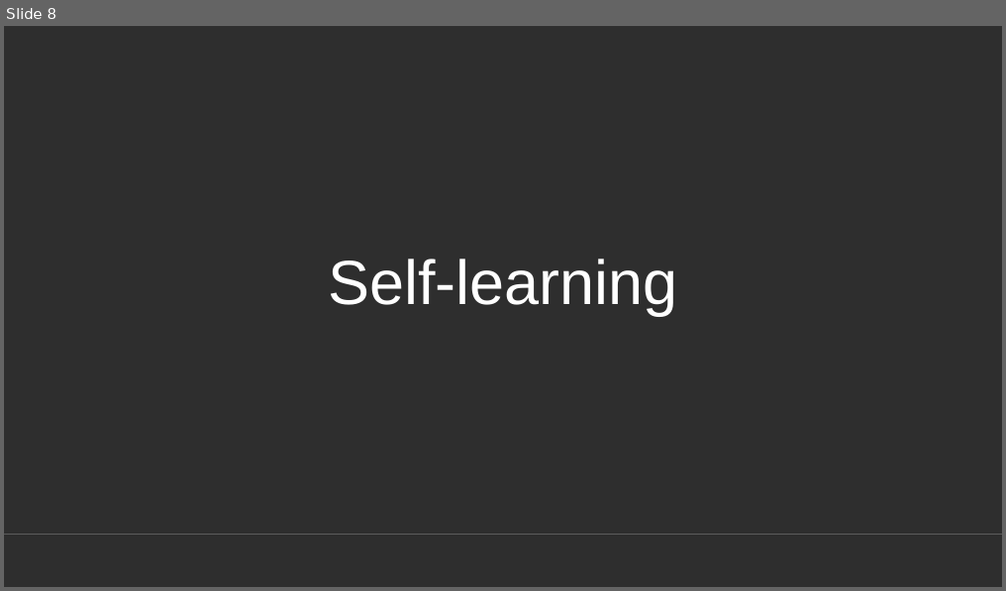
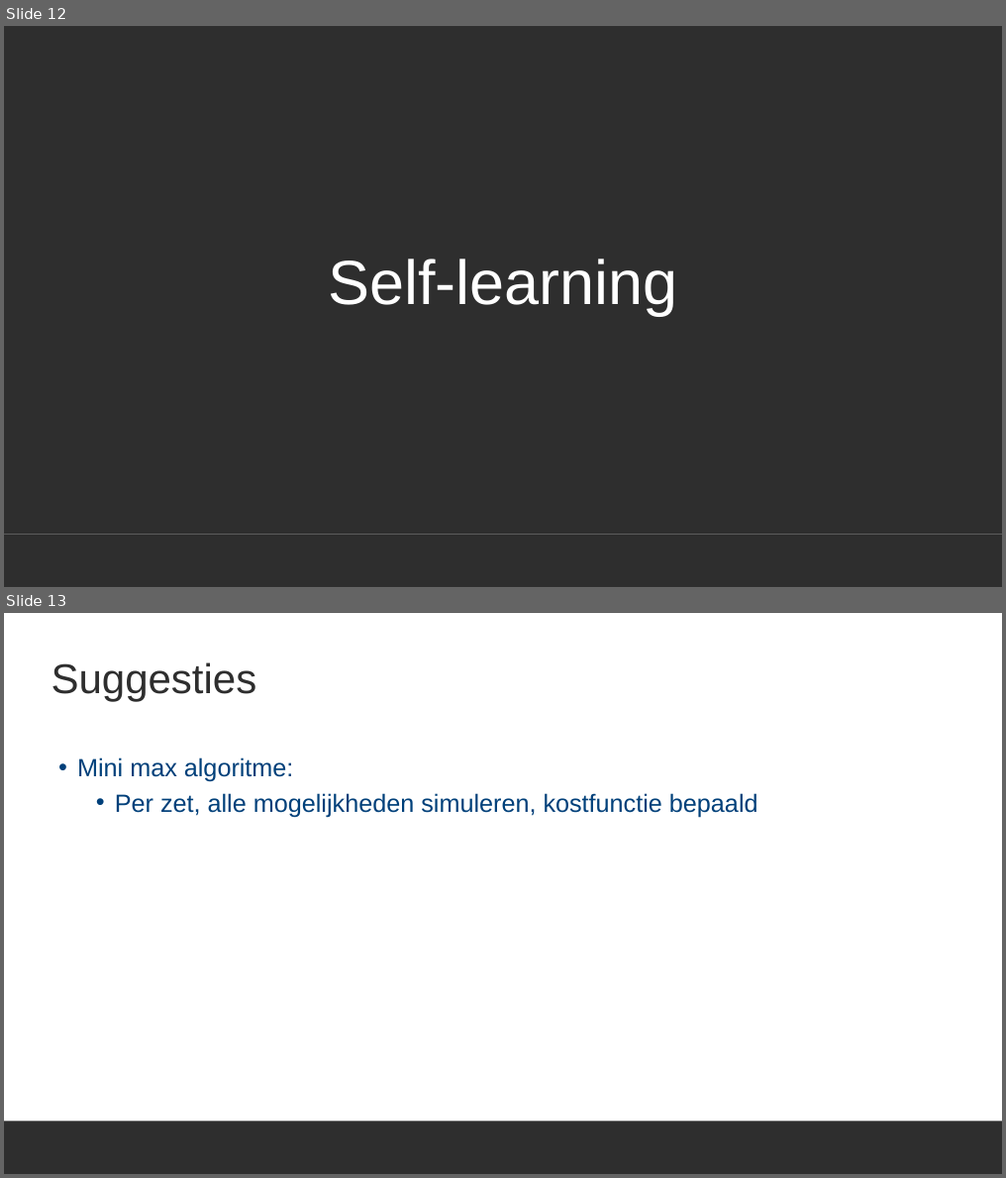
Before and after one commit to ro-per/PylosGamingBot, a slide deck: Presentation.pptx. Shown one above the other, each under a label of ours: slide 8 before the commit, slides 12 and 13 after it. The pictures are 1006x591 and 1006x1178 pixels, drawn with LibreOffice and Linux fonts; fonts in the diff are those of the drawing; background and template pictures are left out. Boxes give left, top, right and bottom in pixels: in the first picture for what was removed or moved away, otherwise in the second. Text is boxed around its words. In the diff, an @@ line names an element or a change of style, - is before the commit and + after.

```diff
--- a/Presentation.pptx
+++ b/Presentation.pptx
@@ slide 13 added at (4, 613, 1002, 1174), background #FFFFFF; not listed: 1 template element that a slide beside it also shows @@
@@ title added at (52, 663, 257, 702), 40 pt, text #2E2E2E @@
+Suggesties
@@ text added at (77, 758, 758, 818), 24 pt, text #00407A @@
+• Mini max algoritme:
+  • Per zet, alle mogelijkheden simuleren, kostfunctie bepaald
@@ what was slide 8 is now slide 12 @@
```
Also in this commit, not shown: 4 slides changed, 5 other slides added, 1 slide removed.
